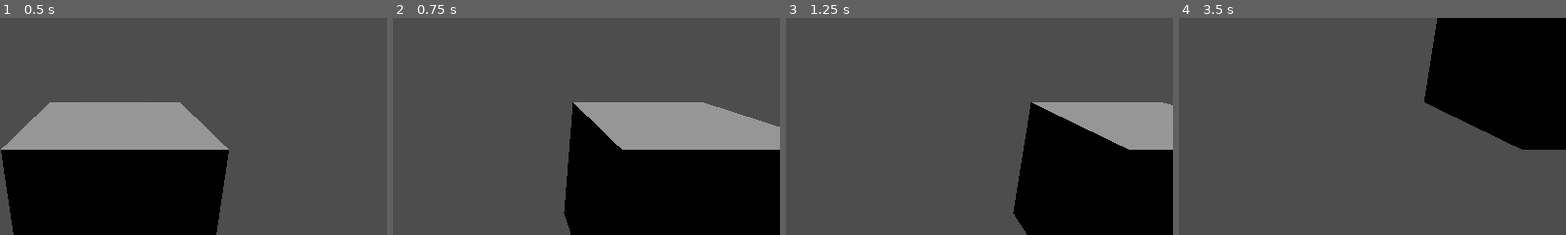
Above: before the commit, frames 1-4 (left to right).
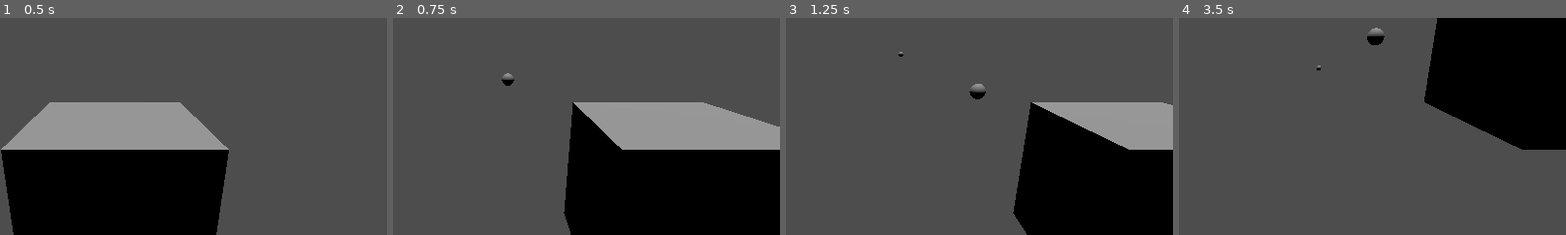
Above: after the commit, the same moments.

Repository: HyperekDerg/programowanie-gier
Game: Godot game, scene res://main.tscn
The game is run twice, just before and just after one commit, with the same random seed, the same clock (stepped at 60 frames per second) and the same inputs.
Inputs:
- Up to frame 1 (0.5 s): no input
- Up to frame 2 (0.75 s): tap Enter (ui_accept) at 0.5, 0.6 s; hold Right (ui_right) from 0.53 s (still down)
- Up to frame 3 (1.25 s): keep holding Right (ui_right); tap Enter (ui_accept) at 0.77, 1.07 s
- Up to frame 4 (3.5 s): release Right (ui_right) at 1.28 s; hold Down (ui_down) 1.28-2.03 s; tap Enter (ui_accept) at 1.35, 1.52, 1.82, 2.1, 2.85, 3.02, 3.32 s; hold Right (ui_right) 2.03-2.78 s; hold Up (ui_up) from 2.78 s (still down)
The pictures show only the part of the screen within x 35-85%, y 21-71%; the shares and areas given below are measured in that part.

Frame 1 is identical in both runs. In frame 2, 0.1% of the frame differs, in the area x 28-32%, y 25-32%; in frame 3, 0.2%; in frame 4, 0.3%, in the area x 35-54%, y 4-25%.

Commit message:
Lab10 - Zadanie 3

Diff:
--- a/lab-10/bullet.tscn
+++ b/lab-10/bullet.tscn
@@ -9,6 +9,7 @@
 
 [node name="Bullet" type="Node3D" unique_id=1952988726]
 script = ExtResource("1_v7oki")
+lifetime = 1.0
 
 [node name="Area3D" type="Area3D" parent="." unique_id=436859272]
 collision_layer = 4
--- a/lab-10/main.tscn
+++ b/lab-10/main.tscn
@@ -2,6 +2,7 @@
 
 [ext_resource type="Script" uid="uid://cols1g6nfvo8m" path="res://path_follow_3d.gd" id="1_ig7tw"]
 [ext_resource type="Script" uid="uid://cqbng5bx52f3i" path="res://mesh_instance_3d.gd" id="2_0xm2m"]
+[ext_resource type="PackedScene" uid="uid://bxbm4ydxko8a4" path="res://bullet.tscn" id="3_1bvp3"]
 
 [sub_resource type="Curve3D" id="Curve3D_7dm0k"]
 _data = {
@@ -30,13 +31,14 @@
 [node name="Camera3D" type="Camera3D" parent="Path3D/PathFollow3D" unique_id=1074357202]
 transform = Transform3D(1, 0, 0, 0, 0.9388601, 0.34429884, 0, -0.34429884, 0.9388601, 0, 0.9540341, 1.6579523)
 
-[node name="Area3D" type="Area3D" parent="Path3D/PathFollow3D" unique_id=434621165]
+[node name="Statek" type="Area3D" parent="Path3D/PathFollow3D" unique_id=434621165]
 collision_mask = 2
 
-[node name="MeshInstance3D" type="MeshInstance3D" parent="Path3D/PathFollow3D/Area3D" unique_id=1922788686]
+[node name="Mesh" type="MeshInstance3D" parent="Path3D/PathFollow3D/Statek" unique_id=1922788686]
 mesh = SubResource("BoxMesh_7dm0k")
 script = ExtResource("2_0xm2m")
 LIMIT_X = 1.5
+bullet_scene = ExtResource("3_1bvp3")
 
-[node name="CollisionShape3D" type="CollisionShape3D" parent="Path3D/PathFollow3D/Area3D" unique_id=12803665]
+[node name="Kolizja" type="CollisionShape3D" parent="Path3D/PathFollow3D/Statek" unique_id=12803665]
 shape = SubResource("BoxShape3D_0xm2m")
--- a/lab-10/mesh_instance_3d.gd
+++ b/lab-10/mesh_instance_3d.gd
@@ -4,11 +4,23 @@
 @export var LIMIT_X: float = 2.0
 @export var LIMIT_Y: float = 1.0
 
+@export var bullet_scene: PackedScene
+@export var shoot_cooldown_time: float = 0.3
+var _shoot_cooldown: float = 0.0
+
+
 func _ready() -> void:
 	set_process(true)
 	set_process_input(true)
 
 func _process(delta: float) -> void:
+	if _shoot_cooldown > 0.0:
+		_shoot_cooldown -= delta
+
+	if Input.is_action_just_pressed("ui_accept") and _shoot_cooldown <= 0.0:
+		_shoot_cooldown = shoot_cooldown_time
+		_shoot()
+
 	var input_vector := Vector2.ZERO
 
 	if Input.is_action_pressed("ui_left"):
@@ -27,3 +39,9 @@
 	position.y += input_vector.y * move_speed * delta
 	position.x = clamp(position.x, -LIMIT_X, LIMIT_X)
 	position.y = clamp(position.y, -LIMIT_Y, LIMIT_Y)
+
+
+func _shoot() -> void:
+	var bullet = bullet_scene.instantiate()
+	get_tree().root.add_child(bullet)
+	bullet.global_position = global_position
